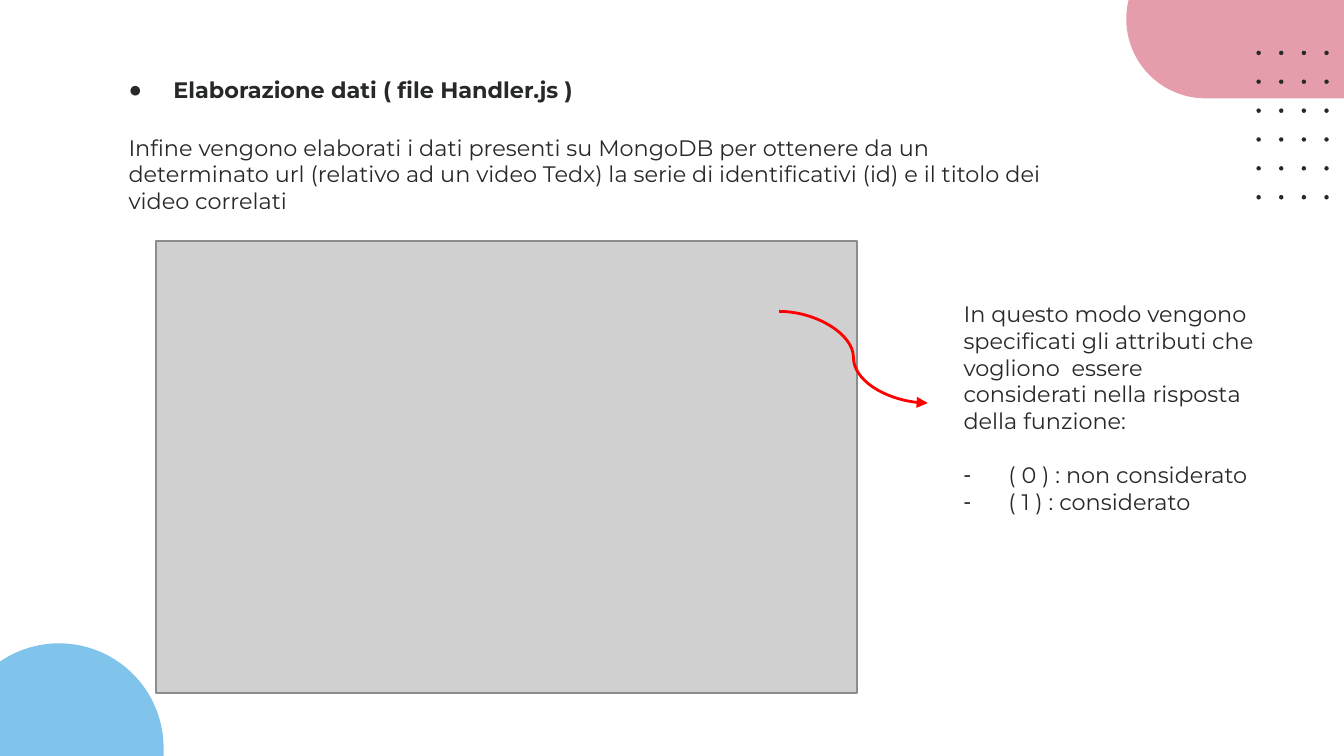
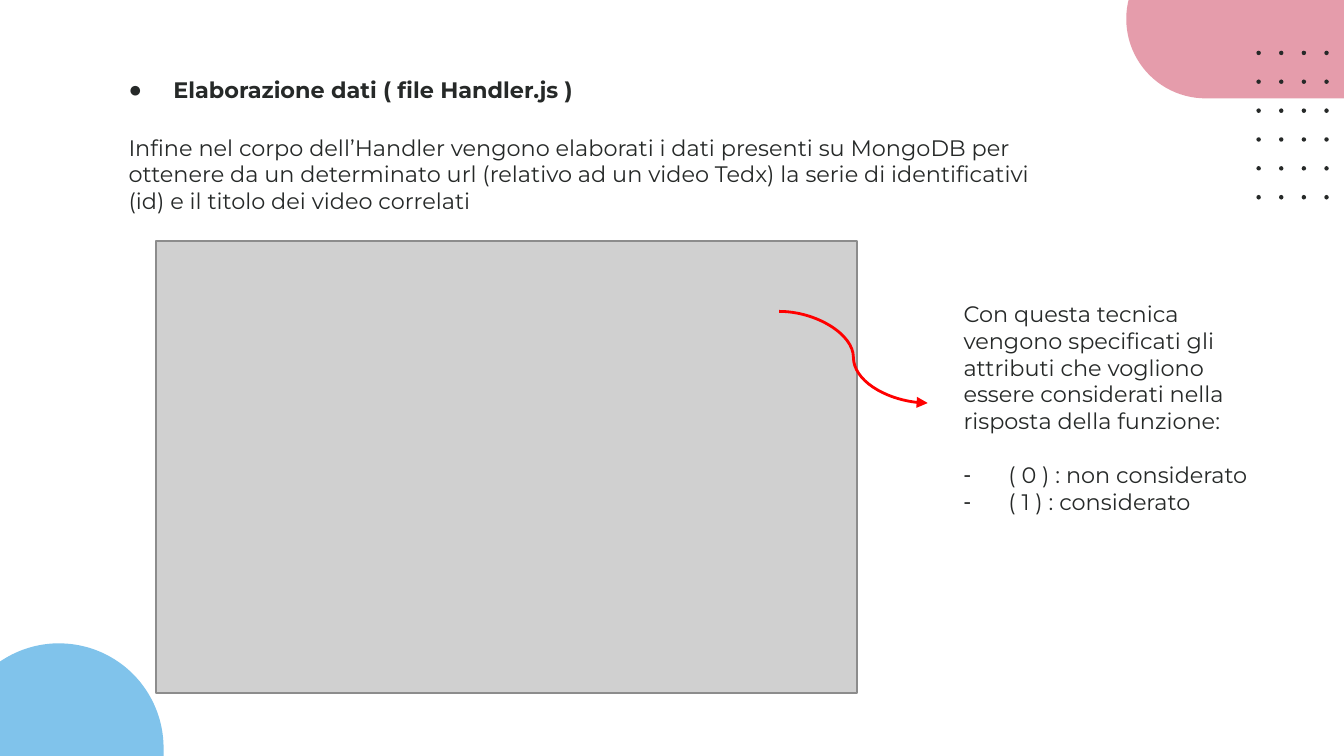
Before and after one commit to giotentori/unibg_cloud_and_mobile, a slide deck: slide 30 of Progetto_TCM/Progetto3.0/CommuniTEDx_3.0.pptx. Drawn at 1344x756 pixels with LibreOffice and Linux fonts; fonts in the diff are those of the drawing; grey boxes stand for pictures. Boxes give left, top, right and bottom in pixels: in the first picture for what was removed or moved away, otherwise in the second. Text is boxed around its words. In the diff, an @@ line names an element or a change of style, - is before the commit and + after.

```diff
--- a/Progetto_TCM/Progetto3.0/CommuniTEDx_3.0.pptx
+++ b/Progetto_TCM/Progetto3.0/CommuniTEDx_3.0.pptx
@@ text at (129,139,1029,214): text changed @@
-Infine vengono elaborati i dati presenti su MongoDB per ottenere da un determinato url (relativo ad un video Tedx) la serie di identificativi (id) e il titolo dei video correlati
+Infine nel corpo dell’Handler vengono elaborati i dati presenti su MongoDB per ottenere da un determinato url (relativo ad un video Tedx) la serie di identificativi (id) e il titolo dei video correlati
@@ text at (964,305,1224,434): text changed @@
-In questo modo vengono specificati gli attributi che vogliono essere considerati nella risposta della funzione:
+Con questa tecnica vengono specificati gli attributi che vogliono essere considerati nella risposta della funzione:
```
Also in this commit, not shown: 7 other slides changed, 2 other files.
